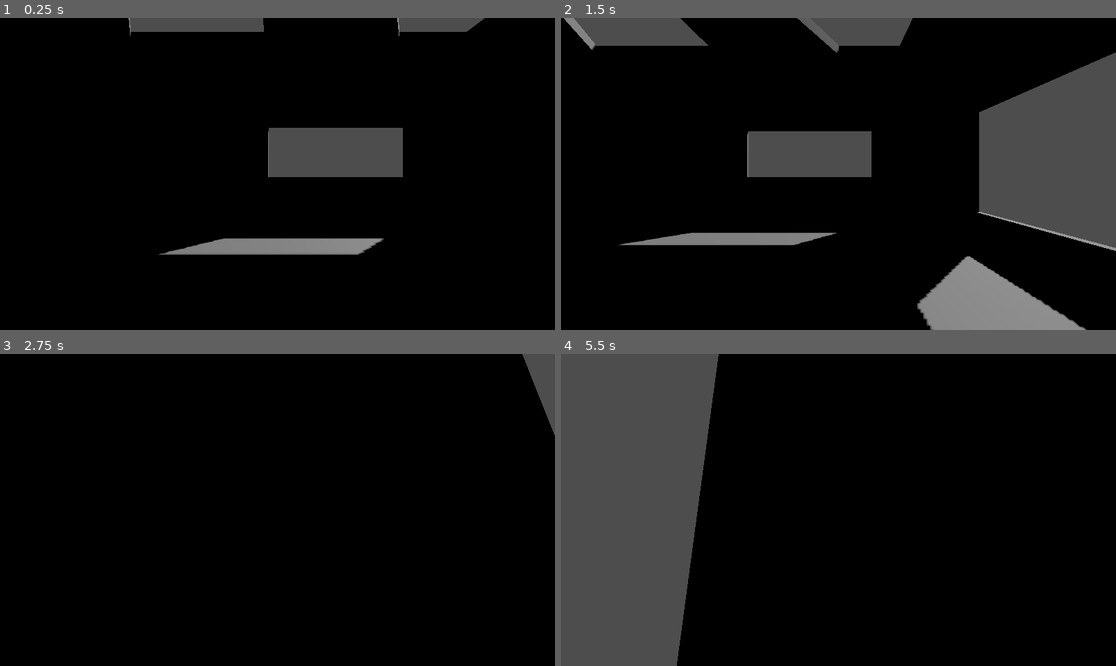
Above: before the commit, frames 1-4 (two rows, left to right).
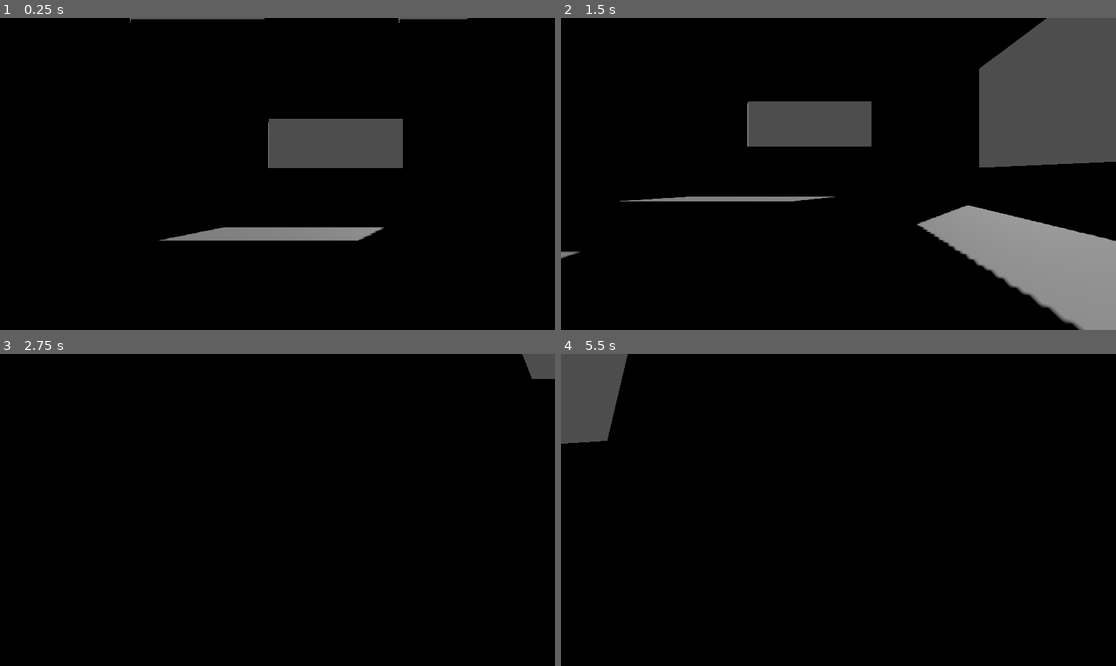
Above: after the commit, the same moments.

Repository: EMOLACRIA/Physics-based-character-movement
Game: Godot game, scene res://Scene/node_3d.tscn
Same seed, same stepped clock (60 frames per second), same inputs: the game is played once before the commit and once after it. The engine's default icon, where the game draws it, is replaced by a stand-in: a white triangle on a blue panel in a dark square.
Inputs (mouse positions are in pixels of both pictures, inside the frame that each line leads up to):
- Up to frame 1 (0.25 s): no input
- Up to frame 2 (1.5 s): move the mouse to (960, 158) at 0.52 s; hold D (right) 0.53-1.28 s; tap E (Interact) at 0.6 s; move the mouse to (727, 189) at 1.27 s; hold S (back) from 1.28 s (still down); click (727, 189) at 1.35 s
- Up to frame 3 (2.75 s): move the mouse to (288, 503) at 2.02 s; release S (back) at 2.03 s; hold W (forward) from 2.03 s (still down); tap E (Interact) at 2.1 s
- Up to frame 4 (5.5 s): keep holding W (forward); move the mouse to (832, 516) at 2.77 s; click (832, 516) at 2.85 s; tap Enter at 3.5 s; move the mouse to (877, 513) at 3.52 s; tap E (Interact) at 3.6, 5.1 s; tap Space at 4.25 s; move the mouse to (794, 506) at 4.27 s; click (794, 506) at 4.35 s; move the mouse to (844, 510) at 5.02 s

The runs differ from the first frame. In frame 1, 5.8% of the frame differs, in the area x 23-88%, y 0-76%; in frame 2, 29%, in the area x 0-100%, y 0-100%; in frame 3, 0.4%; in frame 4, 22%.

Commit message:
Mechanic 4 - Gravity

Diff:
--- a/Scripts/character_body_3d.gd
+++ b/Scripts/character_body_3d.gd
@@ -5,7 +5,7 @@
 @export var look_sensitivity: float = 0.006
 @export var stop_speed: float = 0.1
 @export var ground_friction: float = 6.0
-
+@export var gravity: float = 20.3
 
 @onready var cast = %SeeCast
 @onready var interacttxt = %Intertact
@@ -43,13 +43,10 @@
 	# Etkileşime geçebileceği objenin önüne gelince bir text çıkartır ve
 	# etkileşime geçince "interacted" fonksiyonunu çalıştırır
 
+	apply_gravity(delta)
 	apply_ground_friction(delta)
-
 	process_ground_movement(delta)
-
 	move_and_slide()
-
-
 
 func read_movement_input() -> Vector2:
 	return Input.get_vector("left", "right", "forward", "back")
@@ -120,3 +117,6 @@
 	velocity.x *= scale
 	velocity.z *= scale
 	# Hesaplanan friction oranını kapsül'ün velocity'sine uygular.
+
+func apply_gravity(delta: float) -> void:
+	velocity.y -= gravity * delta
